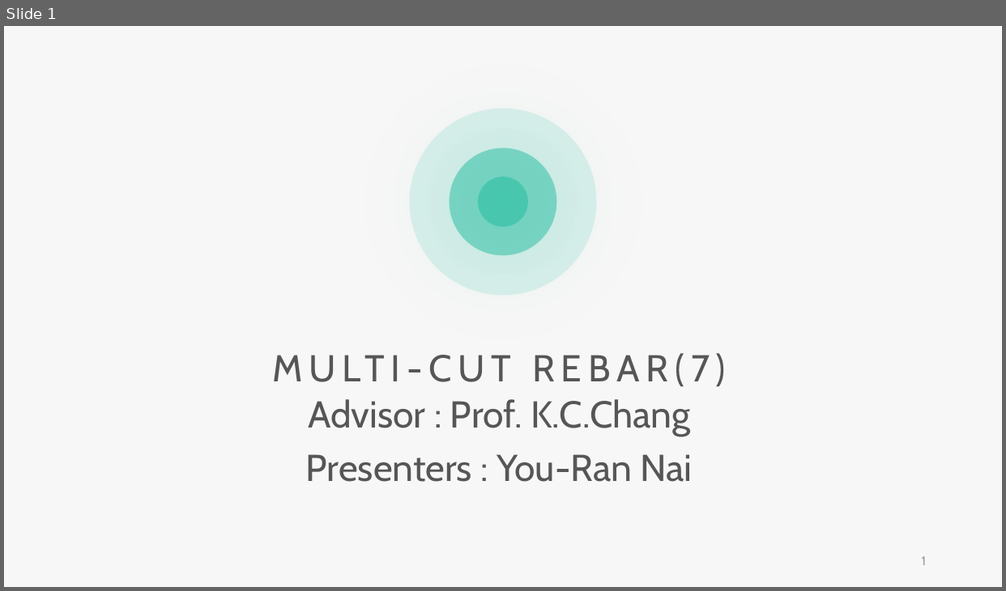
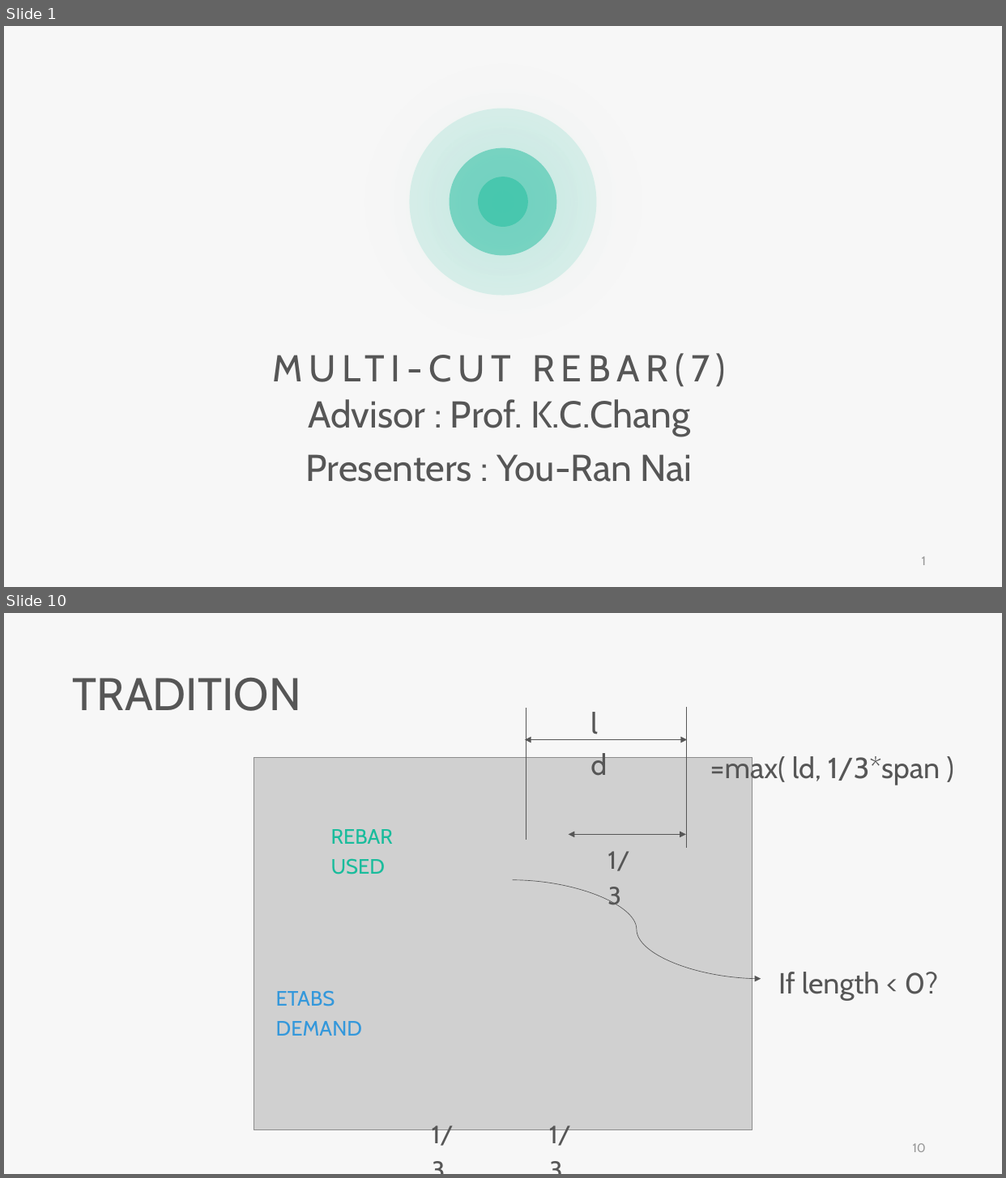
Before and after one commit to skyran1278/VbaProject, a slide deck: 20180126_SmartCut/Meeting/20181221 Meeting/20181221 Meeting.pptx. Shown one above the other, each under a label of ours: slide 1 before the commit, slides 1 and 10 after it; the slides between them are not shown. The pictures are 1006x591 and 1006x1178 pixels, drawn with LibreOffice and Linux fonts; fonts in the diff are those of the drawing; grey boxes stand for pictures. Boxes give left, top, right and bottom in pixels: in the first picture for what was removed or moved away, otherwise in the second. Text is boxed around its words. In the diff, an @@ line names an element or a change of style, - is before the commit and + after.

```diff
--- a/20180126_SmartCut/Meeting/20181221 Meeting/20181221 Meeting.pptx
+++ b/20180126_SmartCut/Meeting/20181221 Meeting/20181221 Meeting.pptx
@@ slide 10 added at <box>4,613,1002,1174</box>, background #F7F7F7 @@
@@ text added at <box>73,677,301,711</box>, 44 pt, text #565656 @@
+TRADITION
@@ line added from (526, 707) to (526, 840), #565656 0.5 pt @@
@@ text added at <box>591,694,621,739</box>, 28 pt, text #565656 @@
+ld
@@ line added from (686, 707) to (686, 848), #565656 0.5 pt @@
@@ picture added at <box>253,757,752,1131</box> @@
@@ double arrow added from (525, 739) to (687, 739), #565656 0.5 pt @@
@@ text added at <box>710,756,940,785</box>, 28 pt, text #565656 @@
+=max( ld, 1/3*span )
@@ text added at <box>331,829,393,875</box>, 20 pt, text #1ABC9C @@
+REBAR USED
@@ double arrow added from (686, 835) to (569, 835), #565656 0.5 pt @@
@@ text added at <box>607,851,629,908</box>, 24 pt, text #565656 @@
+1/3
@@ curved arrow added from (513, 880) to (761, 979), #565656 0.5 pt @@
@@ text added at <box>778,972,939,1000</box>, 28 pt, text #565656 @@
+If length < 0?
@@ text added at <box>276,990,362,1036</box>, 20 pt, text #3498DB @@
+ETABS DEMAND
@@ text added at <box>432,1126,454,1146</box>, 24 pt, text #565656 @@
+1/3
@@ text added at <box>549,1126,571,1146</box>, 24 pt, text #565656 @@
+1/3
@@ page number added at <box>913,1144,926,1152</box>, 12 pt, text #9A9A9A @@
+10
```
Also in this commit, not shown: 1 slide changed, 20 other slides added.
